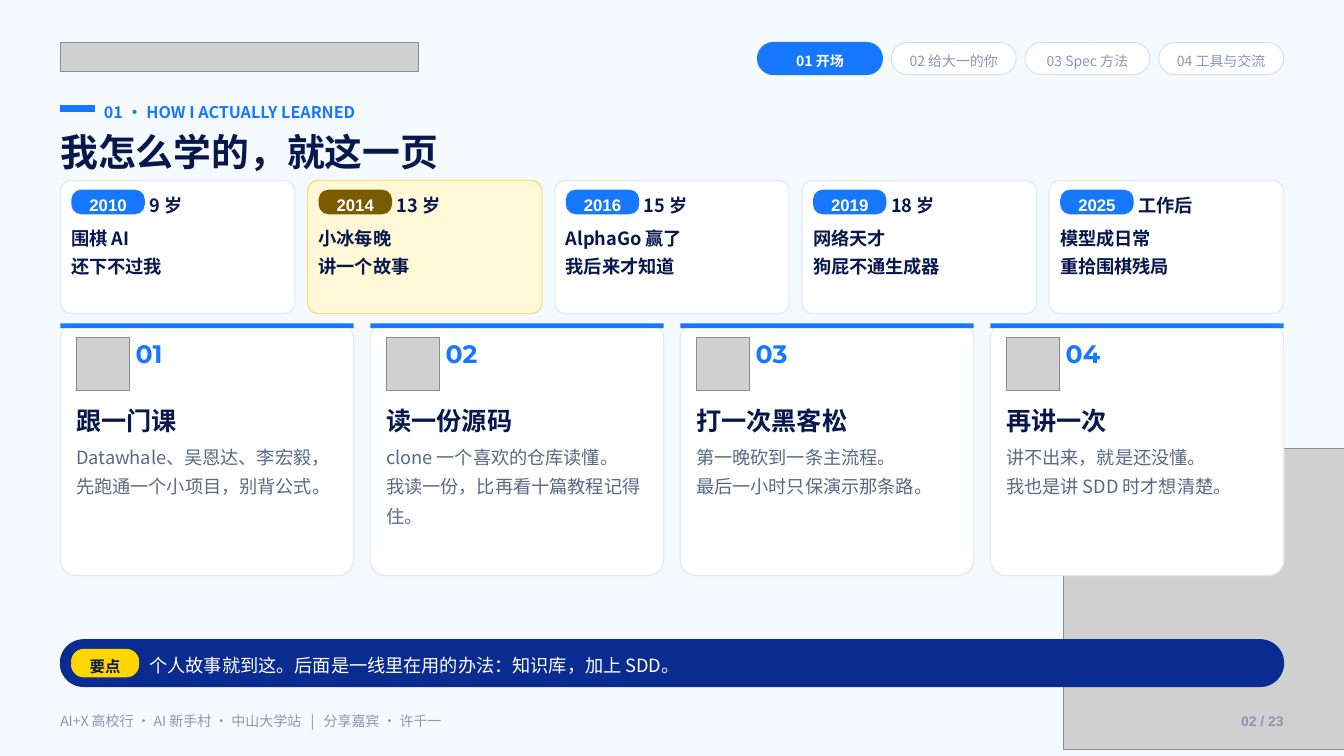
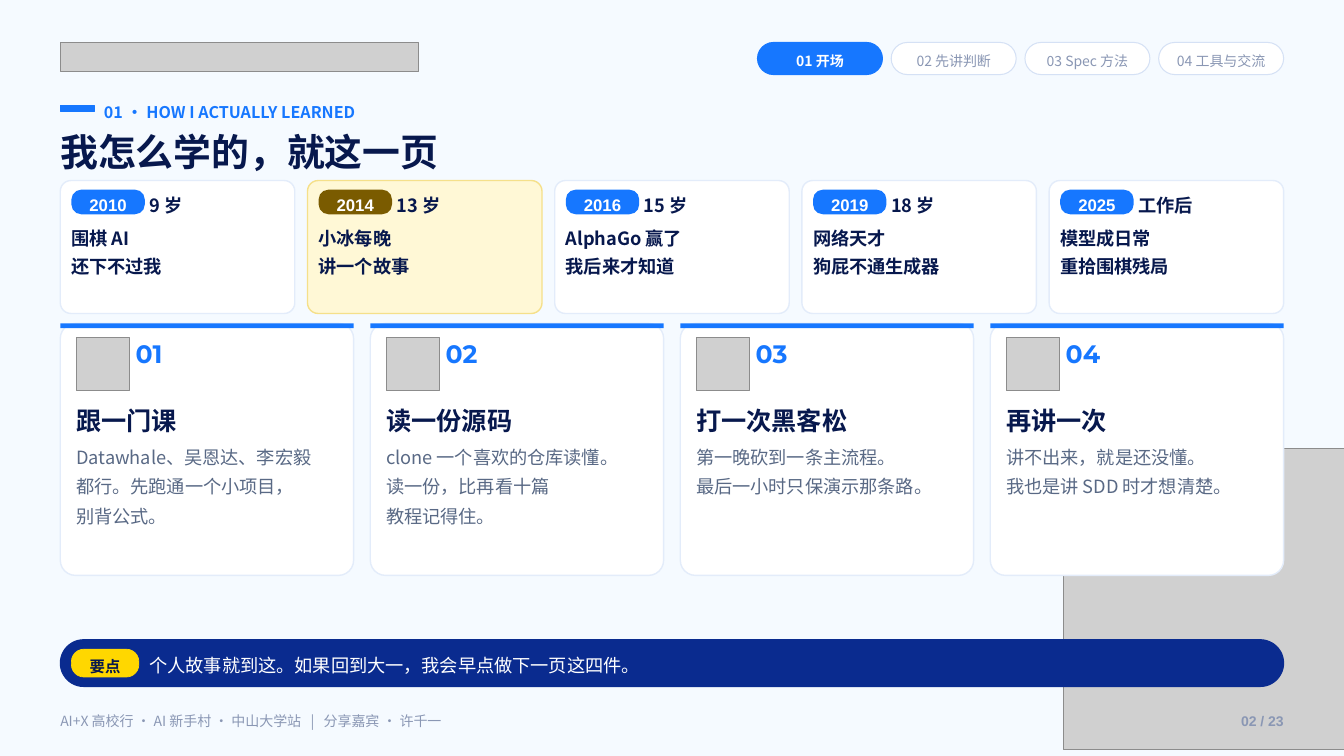
Before and after one commit to Frocir/aix-talk, a slide deck: slide 2 of aix-talk-26pages.pptx. Drawn at 1344x756 pixels with LibreOffice and Linux fonts; fonts in the diff are those of the drawing; grey boxes stand for pictures. Boxes give left, top, right and bottom in pixels: in the first picture for what was removed or moved away, otherwise in the second. Text is boxed around its words. In the diff, an @@ line names an element or a change of style, - is before the commit and + after.

```diff
--- a/aix-talk-26pages.pptx
+++ b/aix-talk-26pages.pptx
@@ text at (917,54,991,67): text changed @@
-02 给大一的你
+02 先讲判断
@@ text at (76,448,311,525): text changed @@
-Datawhale、吴恩达、李宏毅，
-先跑通一个小项目，别背公式。
+Datawhale、吴恩达、李宏毅
+都行。先跑通一个小项目，
+别背公式。
@@ text at (386,477,549,525): text changed @@
-我读一份，比再看十篇教程记得住。
+读一份，比再看十篇
+教程记得住。
@@ text at (150,656,640,674): text changed @@
-个人故事就到这。后面是一线里在用的办法：知识库，加上 SDD。
+个人故事就到这。如果回到大一，我会早点做下一页这四件。
```
Also in this commit, not shown: 20 other slides changed, 1 other file.
